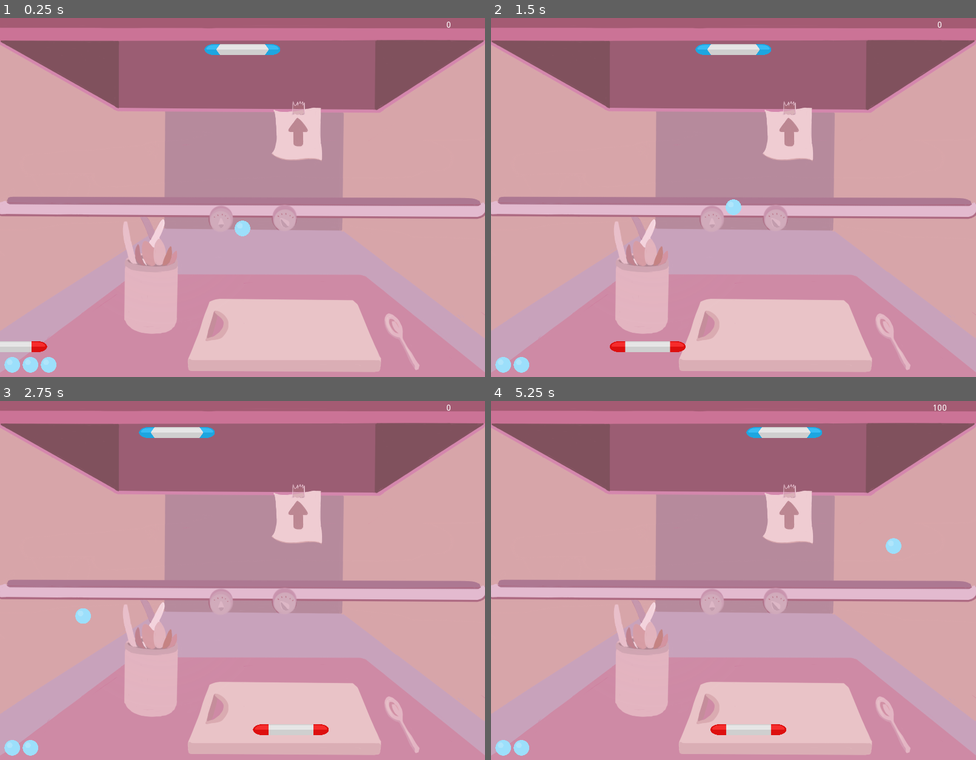
Above: before the commit, frames 1-4 (two rows, left to right).
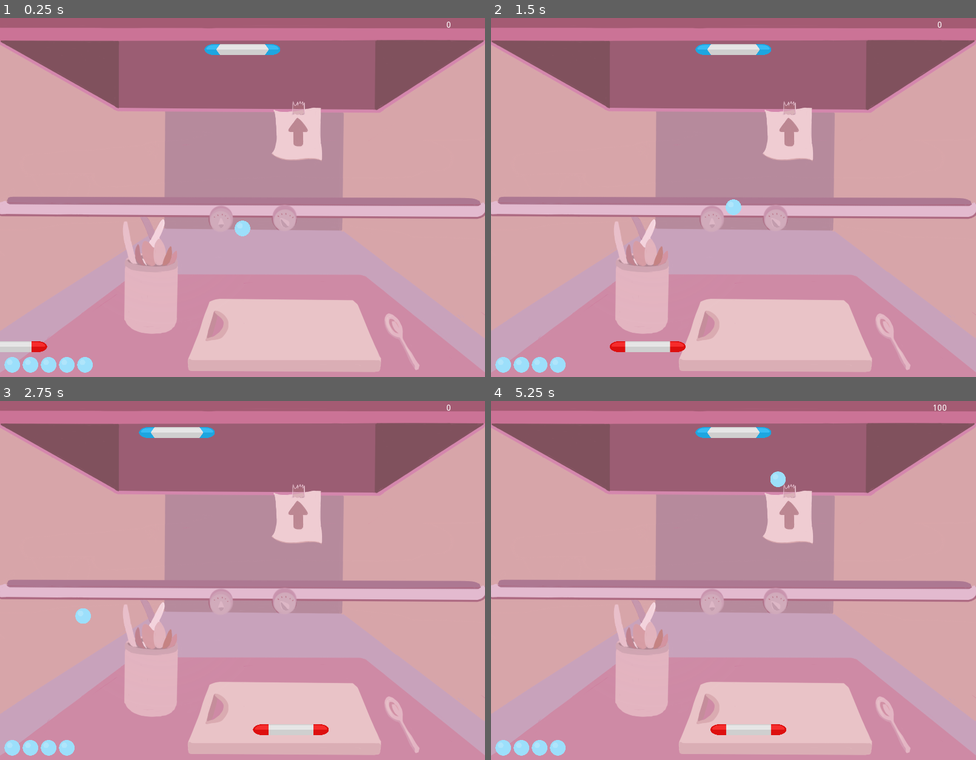
Above: after the commit, the same moments.

Repository: Chikoness/GodotEnginePractice_Pong
Game: Godot game, scene res://World.tscn
Same seed, same stepped clock (60 frames per second), same inputs: the game is played once before the commit and once after it.
Inputs (mouse positions are in pixels of both pictures, inside the frame that each line leads up to):
- Up to frame 1 (0.25 s): no input
- Up to frame 2 (1.5 s): tap Enter at 0.5 s; move the mouse to (840, 175) at 0.52 s; tap Space at 0.77 s; move the mouse to (636, 211) at 1.27 s
- Up to frame 3 (2.75 s): tap Space at 1.52 s; move the mouse to (291, 497) at 2.02 s
- Up to frame 4 (5.25 s): move the mouse to (709, 652) at 2.77 s; tap Space at 3.02, 3.77, 4.52 s; move the mouse to (879, 634) at 3.52 s; move the mouse to (588, 523) at 4.27 s; move the mouse to (757, 576) at 5.02 s

The runs differ from the first frame. In frame 1, 0.2% of the frame differs, in the area x 12-20%, y 94-99%; in frame 2, 0.2%; in frame 3, 0.2%; in frame 4, 1.2%, in the area x 8-85%, y 7-99%.

Commit message:
Remove health_sprite dict

Diff:
--- a/source/World.gd
+++ b/source/World.gd
@@ -5,7 +5,7 @@
 signal game_over_set(is_game_over)
 
 var _current_score = 0
-var _current_life = 3
+var _current_life = 5
 var _is_game_over = false
 
 func _on_Ball_score_added(score):
@@ -22,6 +22,7 @@
 		get_tree().paused = true
 
 	emit_signal("game_over_set", _is_game_over)
+
 	if _is_game_over:
 		set_process_input(true)
 
--- a/source/World.tscn
+++ b/source/World.tscn
@@ -42,7 +42,7 @@
 pause_mode = 1
 position = Vector2( 400, 280 )
 z_index = -3
-_sections_unfolded = [ "Angular", "Collision", "Linear", "Pause", "Z Index", "collision" ]
+_sections_unfolded = [ "Angular", "Collision", "Linear", "Pause", "Transform", "Z Index", "collision" ]
 
 [node name="BackgroundBG" type="Sprite" parent="." index="4"]
 
@@ -90,9 +90,9 @@
 
 [node name="HealthBar" parent="UI" index="1" instance=ExtResource( 8 )]
 
+[connection signal="game_over_set" from="." to="Ball" method="_on_World_game_over_set"]
+
 [connection signal="game_over_set" from="." to="Paddle" method="_on_World_game_over_set"]
-
-[connection signal="game_over_set" from="." to="Ball" method="_on_World_game_over_set"]
 
 [connection signal="health_bar_set" from="." to="UI/HealthBar" method="_on_World_health_bar_set"]
 
--- a/source/ball/ball.gd
+++ b/source/ball/ball.gd
@@ -25,6 +25,12 @@
 		position = Vector2(400, 300)
 		_velocity = Vector2(0, bounce)
 
+	if position.y <= 0:
+		# ball passes enemy // win
+		position = Vector2(400, 300)
+		_velocity = Vector2(0, -bounce)
+		emit_signal("score_added", points)
+
 func _ready():
 	emit_signal("ball_pos_set", position)
 
@@ -47,10 +53,4 @@
 		if position.x > get_viewport_rect().size.x:
 			_velocity.x = -abs(_velocity.x)
 
-		if position.y < 0:
-			# ball passes enemy // win
-			position = Vector2(400, 300)
-			_velocity = Vector2(0, -bounce)
-			emit_signal("score_added", points)
-
 		emit_signal("ball_pos_set", position)
--- a/source/ui/health_bar/health_bar.gd
+++ b/source/ui/health_bar/health_bar.gd
@@ -1,18 +1,13 @@
 extends Node2D
 
 export (PackedScene) var HealthSprite = preload("res://ui/health_bar/health_sprite.tscn")
-
-var _health_dict = {}
 
 func _on_World_health_bar_set(health):
 	for i in get_children():
 		i.queue_free()
 
-	_health_dict.clear()
-
 	for i in range(health):
 		var health_sprite = HealthSprite.instance()
-		_health_dict[i] = health_sprite
 		add_child(health_sprite)
 
 		var start_pos = Vector2(20, get_viewport_rect().size.y - 20)
--- a/source/ui/health_bar/health_sprite.tscn
+++ b/source/ui/health_bar/health_sprite.tscn
@@ -2,7 +2,7 @@
 
 [ext_resource path="res://ui/ballLifeSpritesheet.png" type="Texture" id=1]
 
-[node name="HealthSprite" type="Sprite" index="0"]
+[node name="HealthSprite" type="Sprite"]
 
 scale = Vector2( 0.2, 0.2 )
 texture = ExtResource( 1 )
